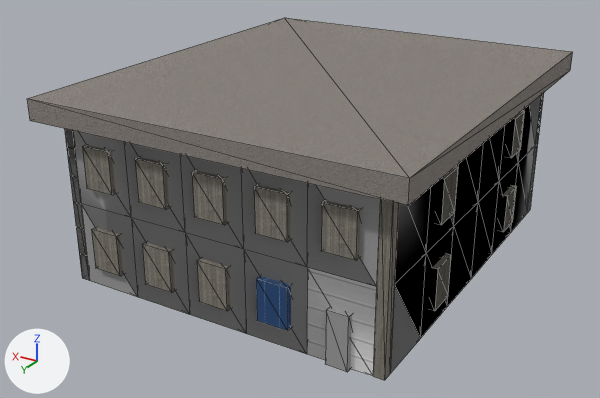
What one commit did to the OBJ model AT1/AT1/Resources/Export.obj.
The view is the same before and after, from a 50 mm lens placed at (-22.6, 50.1, 34.4), pointed at (17.0, -15.8, 1.5). Arrows for +X, +Y and +Z are at lower left; the lights stay in place. Mesh edges are drawn as thin lines. Where no turn or scale is listed for an object, it has been applied to the vertices. Vertices at the same position are counted once.

The older version as bpy lines, for what is in view:
```python
me_export = bpy.data.meshes.new('Export')
me_export.from_pydata(...)  # 384 vertices, 884 faces; spans x -2.5..33.5, y -39.5..2.5, z -4.0..14.0
# faces by material slot: [12, 12, 484, 12, 324, 38, 2]
me_export.materials.append(mat_texture0)  # picture img_chiseled_red_sandstone_tga
me_export.materials.append(mat_texture1)  # picture img_lime_terracotta_tga
me_export.materials.append(mat_texture2)  # picture img_light_gray_terracotta_tga
me_export.materials.append(mat_texture3)  # picture img_daylight_detector_top_tga
me_export.materials.append(mat_texture4)  # picture img_purpur_pillar_tga
me_export.materials.append(mat_texture5)  # picture img_lapis_ore_tga
me_export.materials.append(mat_texture6)  # white #e7e7e7
ob_export = bpy.data.objects.new('Export', me_export)
ob_export.location = (0.0, 0.0, 0.0)
```
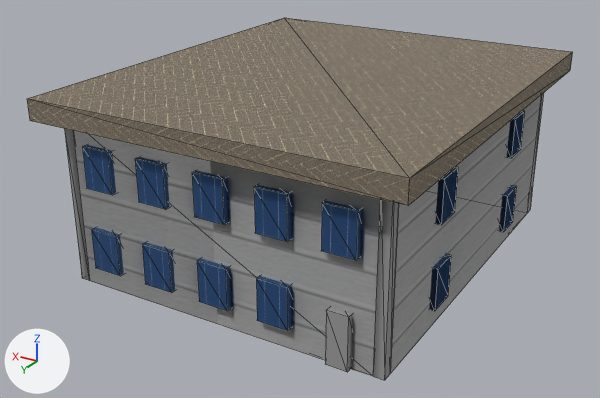
Changed parts and their boxes (x1, y1, x2, y2) in the pictures (600 x 398 px):
part 1 of me_export, cut back
    both: (73, 93, 544, 380)
part 2 of me_export, recoloured (grey to brown)
    both: (27, 18, 572, 206)
part 3 of me_export, recoloured
    both: (373, 200, 393, 380)
part 4 of me_export, recoloured (grey to blue)
    both: (82, 111, 525, 311)
part 5 of me_export, recoloured
    both: (65, 129, 90, 281)

Patch to the scene script:
```diff
--- a/AT1/AT1/Resources/Export.obj.py
+++ b/AT1/AT1/Resources/Export.obj.py
@@ img_nether_wart_block_tga @@
+img_nether_wart_block_tga = load_image('nether_wart_block.tga', 'nether_wart_block.tga', 128, 128, 'sRGB')
@@ mat_texture_nether_wart_block_tga @@
+mat_texture_nether_wart_block_tga = principled_material('texture_nether_wart_block.tga')
+mat_texture_nether_wart_block_tga.texture = img_nether_wart_block_tga
+mat_texture_nether_wart_block_tga.roughness = 1.0
@@ me_export @@
 # used by ob_export; location = (0.0, 0.0, 0.0)
-me_export.from_pydata(...)  # 384 vertices, 884 faces; spans x -2.5..33.5, y -39.5..2.5, z -4.0..14.0
+me_export.from_pydata(...)  # 284 vertices, 448 faces; spans x -2.5..33.5, y -39.5..2.5, z -4.0..14.0
+# me_export part 1
+# 116 vertices are removed from x -0.5..31.5, y -37.5..0.5, z -4.0..12.0
+# 512 faces are deleted
+# 8 new vertices lie (1.0, 0.0, 0.0) away from vertices in x -0.5..30.5, y -36.5..-0.5, z -4.0..12.0
+# 8 new vertices lie (-1.0, 0.0, 0.0) away from vertices in x 0.5..31.5, y -36.5..-0.5, z -4.0..12.0
+# 48 new faces join them, mat_texture1 (picture img_lime_terracotta_tga)
+# 28 new faces join them, mat_texture2 (picture img_light_gray_terracotta_tga)
+# me_export part 2: 12 faces spanning x -2.5..33.5, y -39.5..2.5, z 12.0..14.0 switch from mat_texture0 (picture img_chiseled_red_sandstone_tga) to mat_texture_nether_wart_block_tga (picture img_nether_wart_block_tga)
+# me_export part 3: 6 faces spanning x -0.5..0.5, y -0.5..0.5, z -4.0..12.0 switch from mat_texture4 (picture img_purpur_pillar_tga) to mat_texture2 (picture img_light_gray_terracotta_tga)
+# me_export part 4: 312 faces spanning x -1.0..32.0, y -38.0..1.0, z -2.0..10.0 switch from mat_texture4 (picture img_purpur_pillar_tga) to mat_texture3 (picture img_daylight_detector_top_tga)
+# me_export part 5: 14 faces spanning x -0.5..31.5, y -37.5..0.5, z -4.0..12.0 switch from mat_texture5 (picture img_lapis_ore_tga) to mat_texture2 (picture img_light_gray_terracotta_tga)
 me_export.materials.append(mat_texture1)
-me_export.materials.append(mat_texture6)  # white #e7e7e7
```
